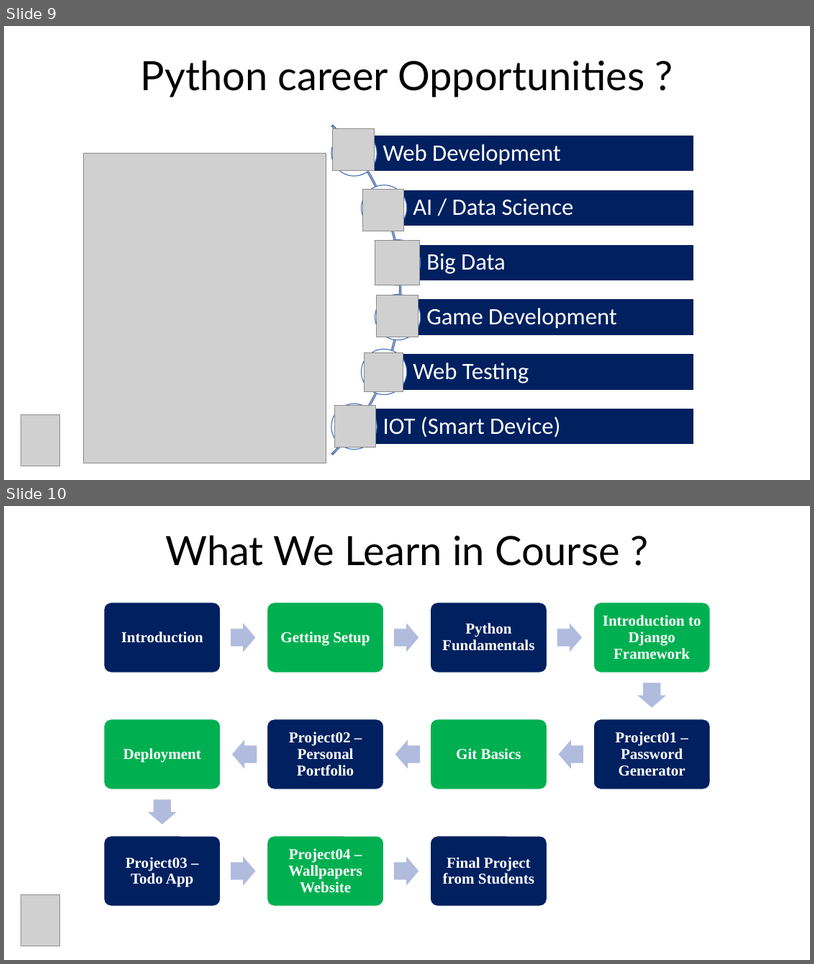
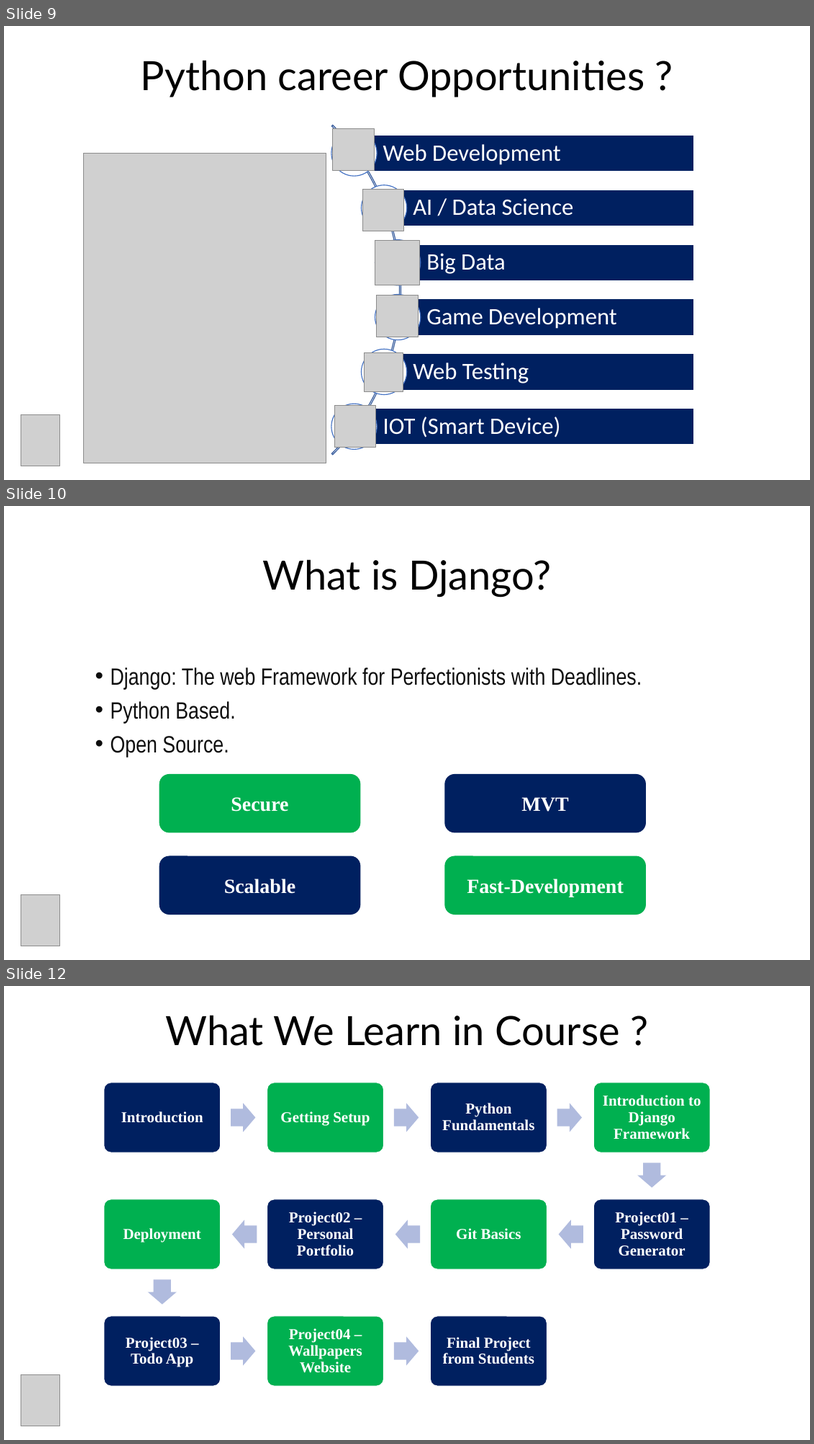
Before and after one commit to abdullah5naveed/PythonStudyMaterial, a slide deck: PythonWithDjangoIntro.pptx. Shown one above the other, each under a label of ours: slides 9 and 10 before the commit, slides 9, 10 and 12 after it; the slides between them are not shown. The pictures are 814x964 and 814x1444 pixels, drawn with LibreOffice and Linux fonts; fonts in the diff are those of the drawing; grey boxes stand for pictures; background and template pictures are left out. Boxes give left, top, right and bottom in pixels: in the first picture for what was removed or moved away, otherwise in the second. Text is boxed around its words. In the diff, an @@ line names an element or a change of style, - is before the commit and + after.

```diff
--- a/PythonWithDjangoIntro.pptx
+++ b/PythonWithDjangoIntro.pptx
@@ slide 10 added at [4, 506, 810, 960], background picture (left out) @@
@@ rectangle added at [4, 507, 810, 960], fill #FFFFFF at 88% opacity @@
@@ text added at [262, 559, 551, 597], 48 pt, text #000000 @@
+What is Django?
@@ text added at [111, 667, 642, 757], 28 pt, text #0D0D0D @@
+• Django: The web Framework for Perfectionists with Deadlines.
+• Python Based.
+• Open Source.
@@ rounded rectangle added at [160, 774, 361, 832], fill #00B050, outline #00B050 1 pt, 24 pt, text #FFFFFF, bold @@
+Secure
@@ rounded rectangle added at [445, 774, 646, 832], fill #002060, outline #002060 1 pt, 24 pt, text #FFFFFF, bold @@
+MVT
@@ rounded rectangle added at [160, 856, 361, 914], fill #002060, outline #002060 1 pt, 24 pt, text #FFFFFF, bold @@
+Scalable
@@ rounded rectangle added at [445, 856, 646, 914], fill #00B050, outline #00B050 1 pt, 24 pt, text #FFFFFF, bold @@
+Fast-Development
@@ picture added at [21, 894, 59, 946] @@
@@ what was slide 10 is now slide 12 @@
```
Also in this commit, not shown: 1 other slide added.
